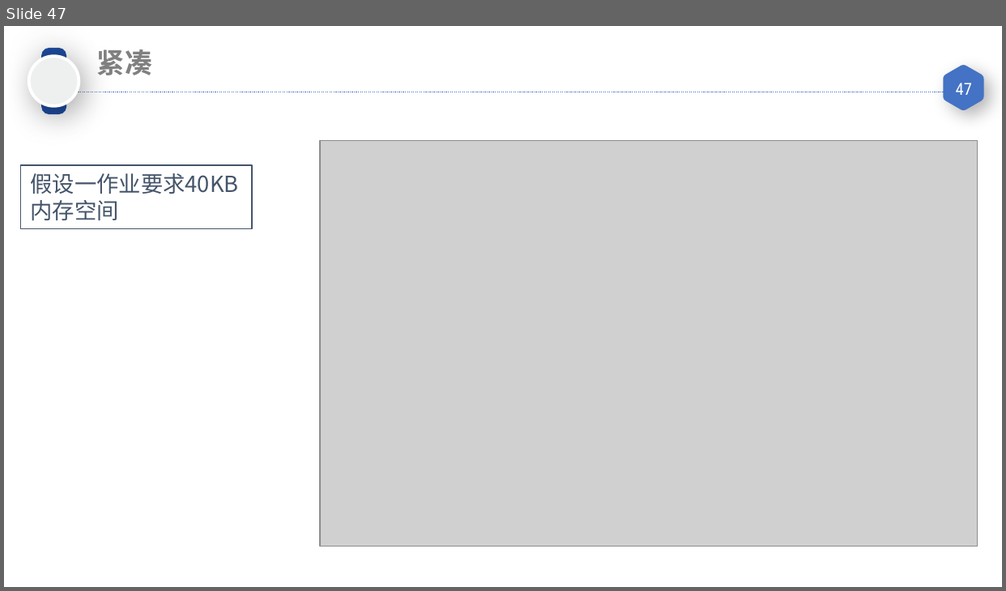
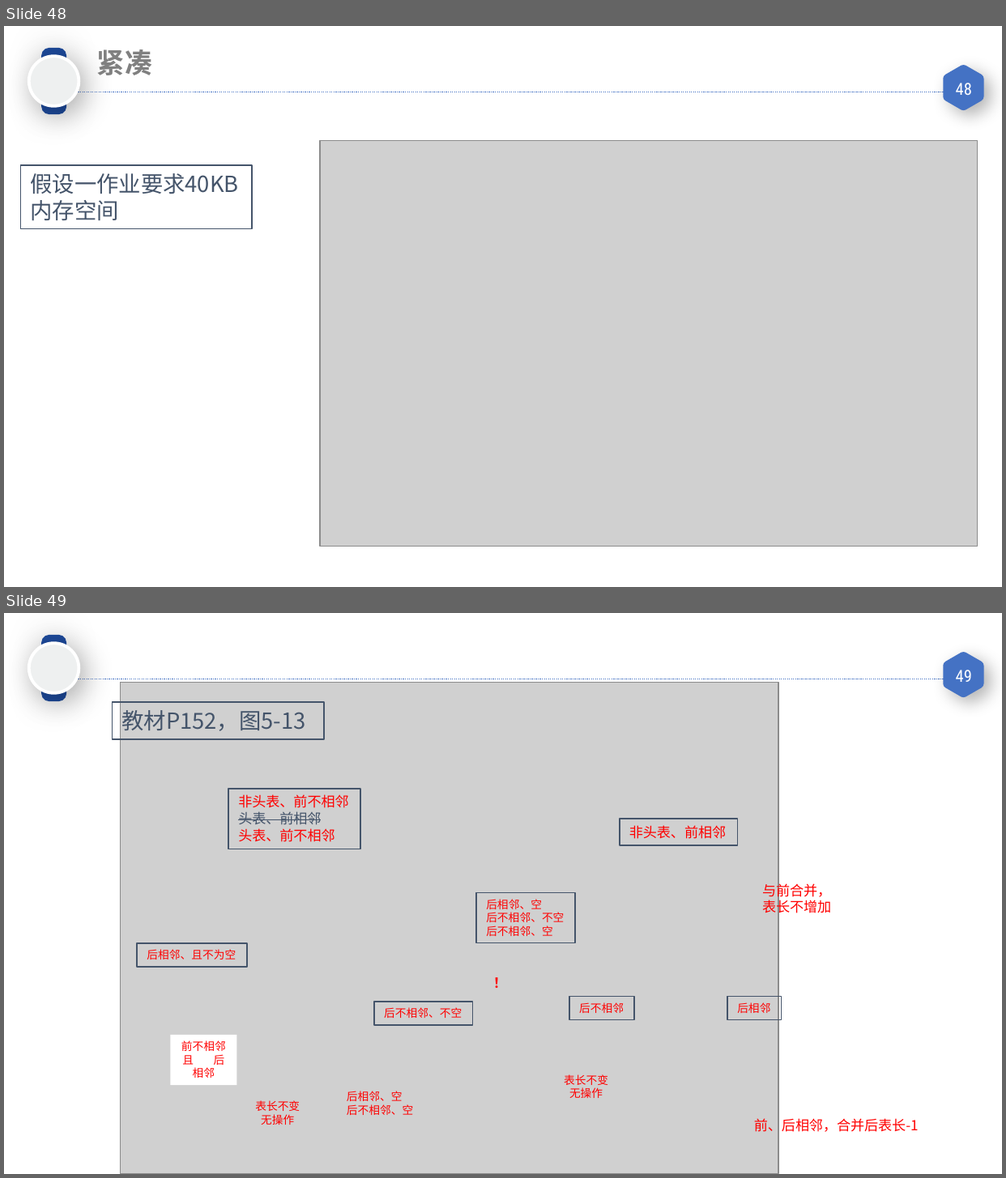
Before and after one commit to GALA-Lin/CUPK-lib, a slide deck: 计算机操作系统/05 内存管理-连续内存分配.pptx. Shown one above the other, each under a label of ours: slide 47 before the commit, slides 48 and 49 after it. The pictures are 1006x591 and 1006x1178 pixels, drawn with LibreOffice and Linux fonts; fonts in the diff are those of the drawing; grey boxes stand for pictures. Boxes give left, top, right and bottom in pixels: in the first picture for what was removed or moved away, otherwise in the second. Text is boxed around its words. In the diff, an @@ line names an element or a change of style, - is before the commit and + after.

```diff
--- a/计算机操作系统/05 内存管理-连续内存分配.pptx
+++ b/计算机操作系统/05 内存管理-连续内存分配.pptx
@@ slide 49 added at <box>4,613,1002,1174</box>, background #FFFFFF; not listed: 5 template elements that a slide beside it also shows @@
@@ picture added at <box>121,682,778,1174</box> @@
@@ rectangle added at <box>112,703,323,739</box>, outline #44546A 1 pt, 16 pt, text #44546A @@
+教材P152，图5-13
@@ rectangle added at <box>228,789,360,850</box>, outline #44546A 1 pt, 10 pt, text #FF0000 @@
+非头表、前不相邻
+头表、前相邻
+头表、前不相邻
@@ rectangle added at <box>620,819,738,845</box>, outline #44546A 1 pt, 10 pt, text #FF0000 @@
+非头表、前相邻
@@ rectangle added at <box>476,892,575,943</box>, outline #44546A 1 pt, 8 pt, text #FF0000 @@
+后相邻、空
+后不相邻、不空
+后不相邻、空
@@ text added at <box>762,881,831,917</box>, 10 pt, text #FF0000 @@
+与前合并，
+表长不增加
@@ rectangle added at <box>137,943,246,967</box>, outline #44546A 1 pt, 8 pt, text #FF0000 @@
+后相邻、且不为空
@@ text added at <box>493,969,503,996</box>, 10 pt, text #FF0000, bold @@
+！
@@ rectangle added at <box>570,996,635,1020</box>, outline #44546A 1 pt, 8 pt, text #FF0000 @@
+后不相邻
@@ rectangle added at <box>727,996,782,1020</box>, outline #44546A 1 pt, 8 pt, text #FF0000 @@
+后相邻
@@ rectangle added at <box>374,1002,473,1026</box>, outline #44546A 1 pt, 8 pt, text #FF0000 @@
+后不相邻、不空
@@ rectangle added at <box>171,1035,237,1085</box>, fill #FFFFFF, 8 pt, text #FF0000 @@
+前不相邻 且 后相邻
@@ text added at <box>347,1091,413,1115</box>, 8 pt, text #FF0000 @@
+后相邻、空
+后不相邻、空
@@ text added at <box>564,1075,608,1098</box>, 8 pt, text #FF0000 @@
+表长不变
+无操作
@@ text added at <box>255,1101,300,1125</box>, 8 pt, text #FF0000 @@
+表长不变
+无操作
@@ text added at <box>754,1117,918,1135</box>, 10 pt, text #FF0000 @@
+前、后相邻，合并后表长-1
@@ what was slide 47 is now slide 48 @@
@@ page number at <box>956,83,972,95</box>: text changed @@
-47
+48
```
Also in this commit, not shown: 10 slides changed, 1 other slide added, 1 slide removed, 2 other files.
